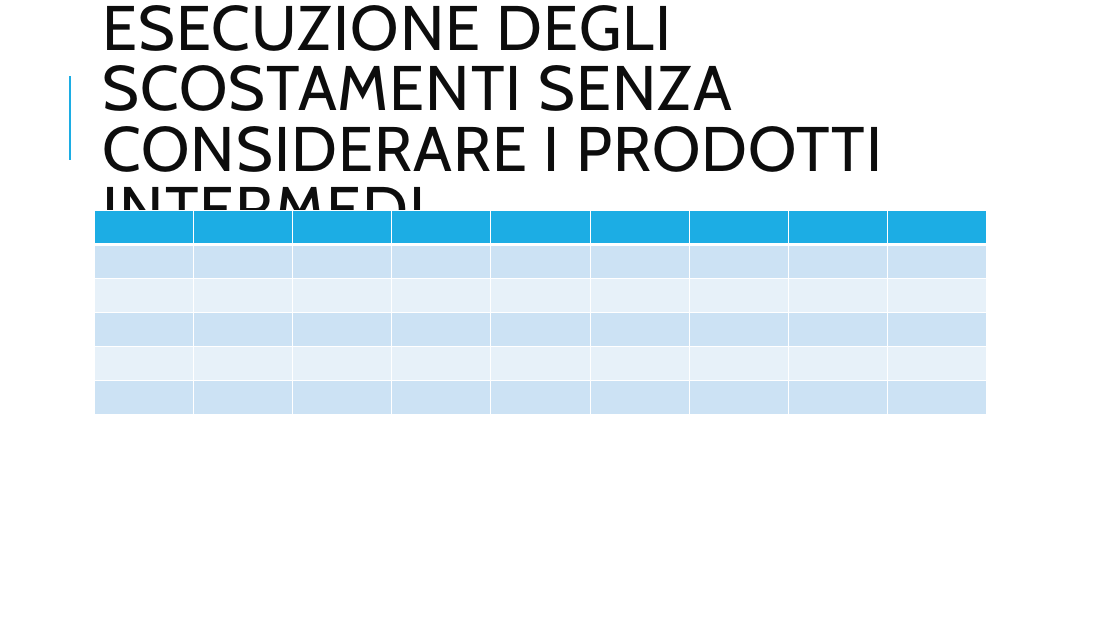
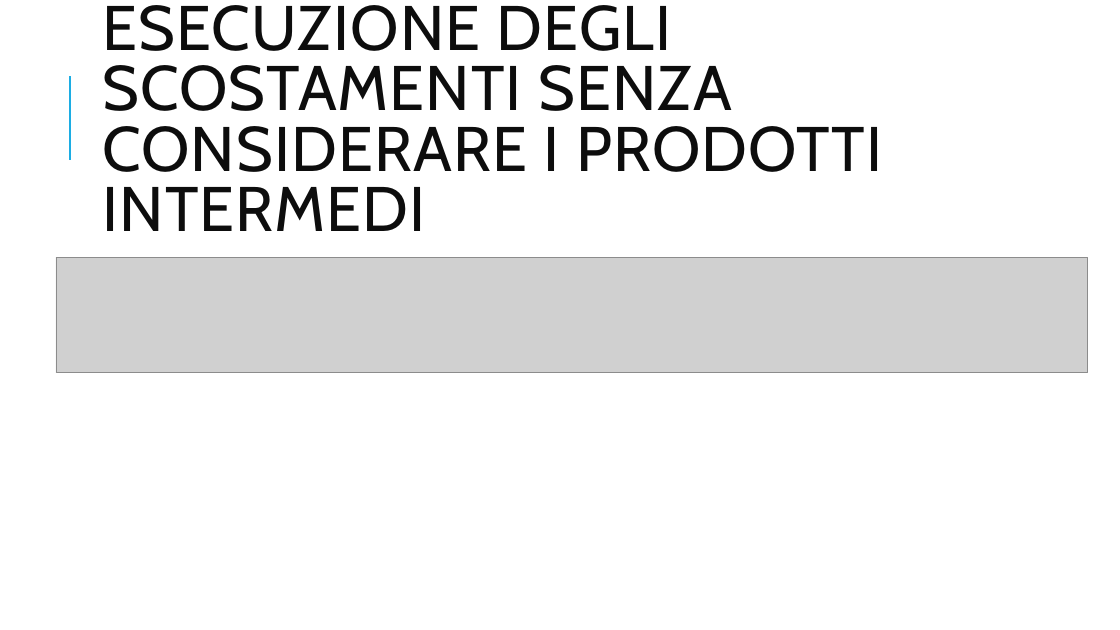
Before and after one commit to VinciGit00/SCGProject, a slide deck: slide 13 of Document/PresentazioneProgetto.pptx (slide 11 before the commit). Drawn at 1120x630 pixels with LibreOffice and Linux fonts; fonts in the diff are those of the drawing; grey boxes stand for pictures. Boxes give left, top, right and bottom in pixels: in the first picture for what was removed or moved away, otherwise in the second. Text is boxed around its words. In the diff, an @@ line names an element or a change of style, - is before the commit and + after.

```diff
--- a/Document/PresentazioneProgetto.pptx
+++ b/Document/PresentazioneProgetto.pptx
@@ table removed at [94, 210, 986, 414], 6 rows, 9 columns @@
- |  |  |  |  |  |  |  | 
- |  |  |  |  |  |  |  | 
- |  |  |  |  |  |  |  | 
- |  |  |  |  |  |  |  | 
- |  |  |  |  |  |  |  | 
- |  |  |  |  |  |  |  | 
@@ picture added at [56, 257, 1088, 373] @@
```
Also in this commit, not shown: 3 other slides changed, 2 slides added, 19 other files.
